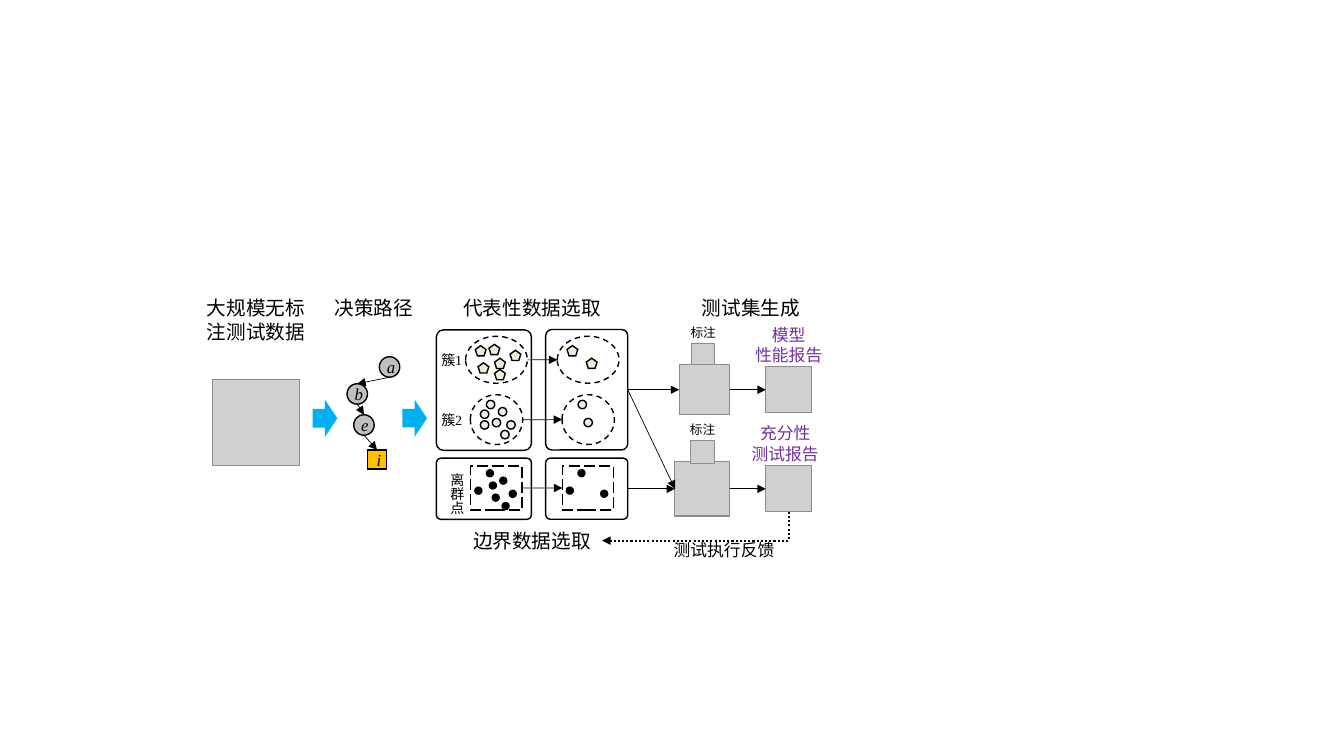
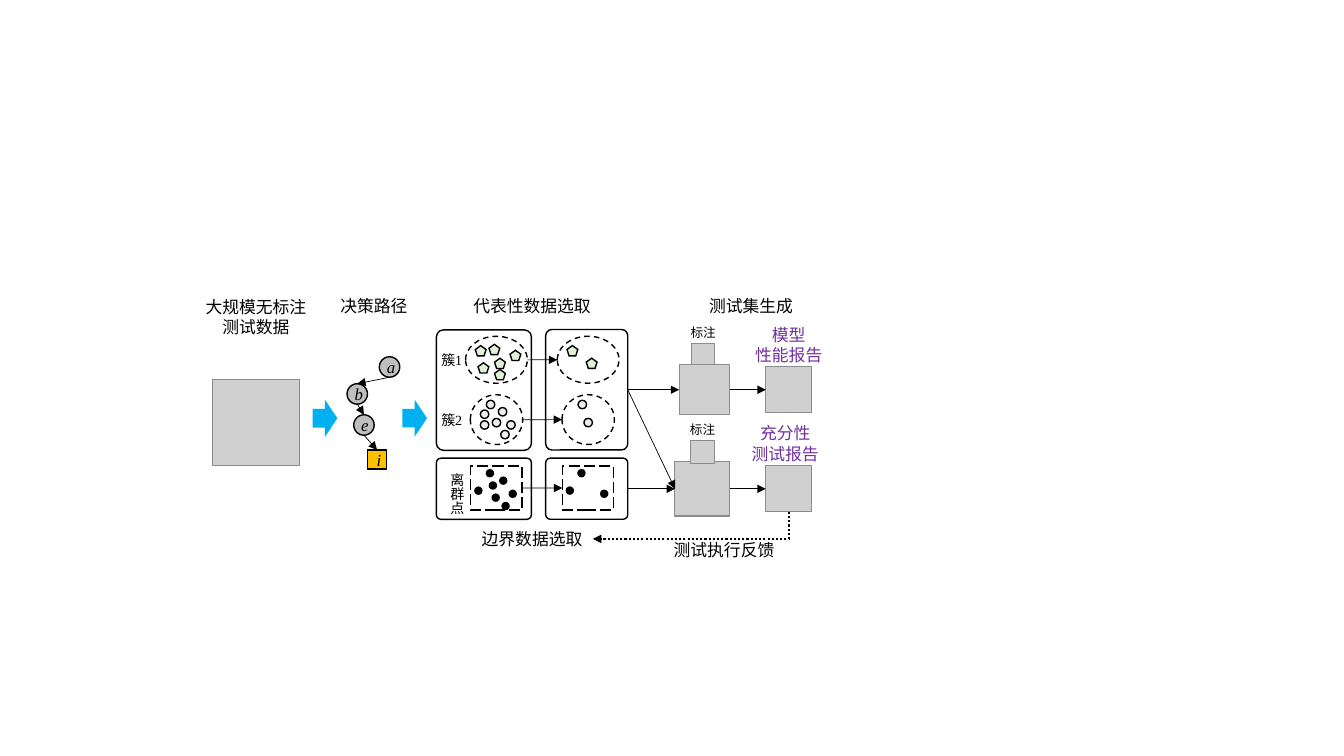
Before and after one commit to XuSihan/Proposal2022, a slide deck: slide 1 of images/ch3_TestSelection.pptx. Drawn at 1344x756 pixels with LibreOffice and Linux fonts; fonts in the diff are those of the drawing; grey boxes stand for pictures. Boxes give left, top, right and bottom in pixels: in the first picture for what was removed or moved away, otherwise in the second. Text is boxed around its words. In the diff, an @@ line names an element or a change of style, - is before the commit and + after.

```diff
--- a/images/ch3_TestSelection.pptx
+++ b/images/ch3_TestSelection.pptx
@@ size 14 to 12 pt in 5 elements at <box>473,298,590,314</box>, <box>709,298,793,314</box>, <box>206,299,307,335</box>, <box>340,298,407,314</box>, <box>482,531,583,547</box> @@
@@ text "边界数据选取": place and size @@
-text "边界数据选取" at <box>473,531,591,550</box>
+text "边界数据选取" at <box>482,531,583,547</box>
@@ elbow arrow moved from (789, 512) - (602, 540) to (789, 512) - (593, 539) @@
```
Also in this commit, not shown: 13 other files.
